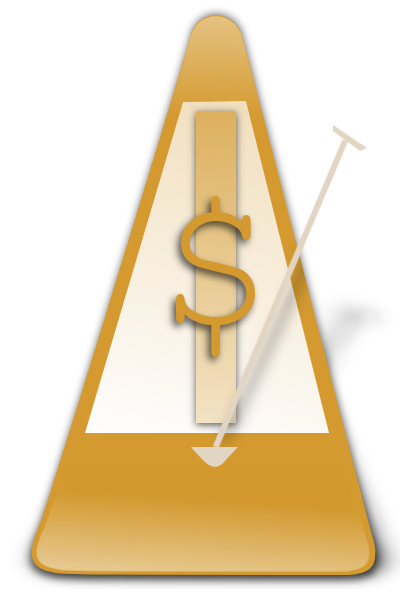
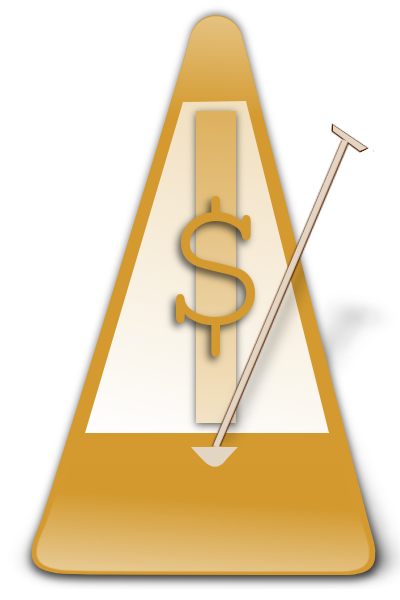
Comparing the layer stacks of the two 400 × 600 images. Changes:
renamed "dial-face" to "pendlum_outline", showed it, moved it above "pendulum shadow", painted on it over (211, 123, 374, 446)
